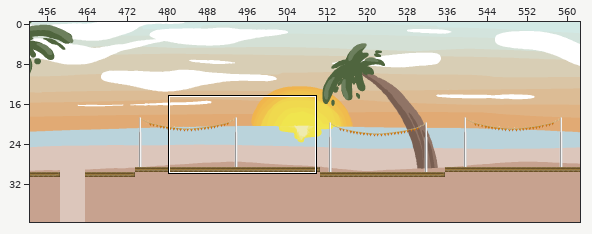
Tiled map, stored at PopLevel.tmx. The first picture is a wide view before the edit; the outline marks the close-up.
Close-up. Before the commit:
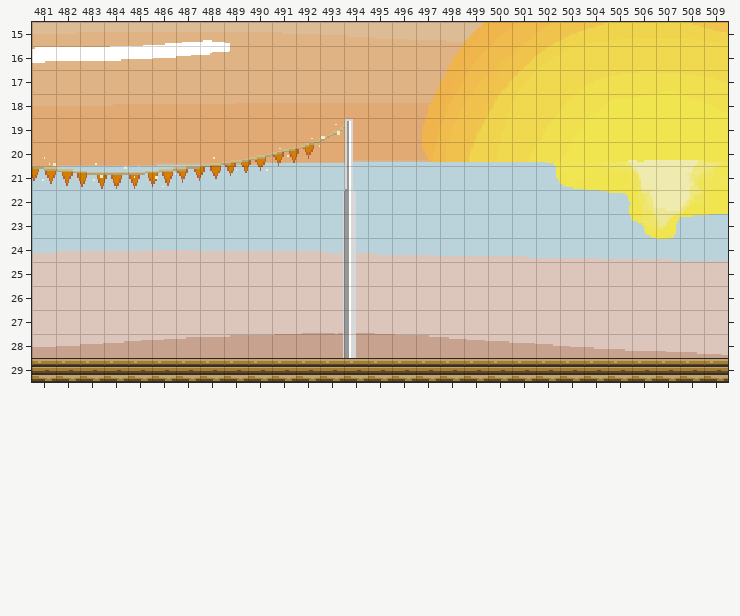
Cells are 16x16 px. Shown: x 481..509, y 15..29. The commit also changed other parts of the map, which this record leaves out. The old version is drawn lined up with the new one.
The same view after the edit:
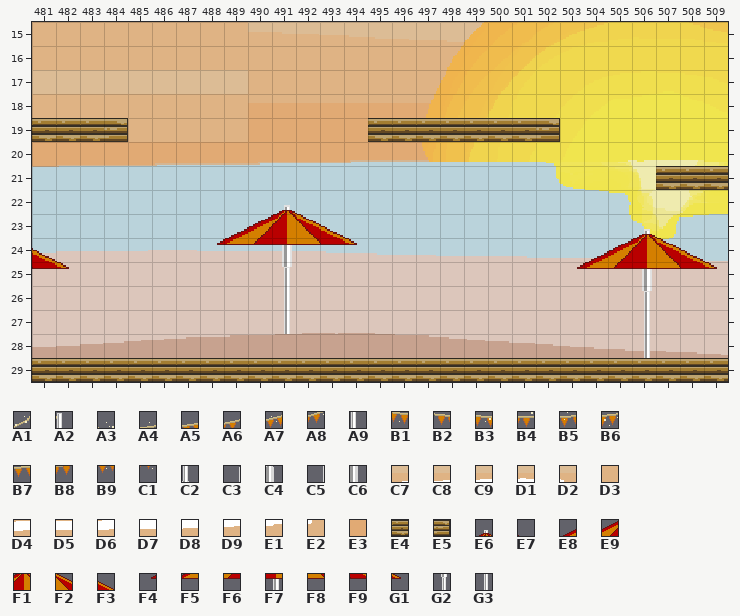
Key: from "Diversions": A1 96, A2 97, A3 109, A4 116, A5 117, A6 118, A7 119, A8 120, A9 122, B1 134, B2 135, B3 136, B4 137, B5 138, B6 139, B7 140, B8 141, B9 142, C1 143, C2 147, C3 171, C4 172, C5 196, C6 197; from "PopSand": C7 5151, C8 5152, C9 5153, D1 5154, D2 5155, D3 5338, D4 5359, D5 5360, D6 5362, D7 5363, D8 5364, D9 5365, E1 5366, E2 5367, E3 5823; from "Tiles_Game": E4 4, E5 5; from "chapeus": E6 4, E7 5, E8 11, E9 12, F1 13, F2 14, F3 15, F4 19, F5 20, F6 21, F7 22, F8 23, F9 24, G1 25, G2 31, G3 40.
__ is an empty cell, ## one hidden under a higher layer, .. an unchanged one.
Tiles of an added or newly shown layer are drawn over the layers below it.
The exact change:
map size 600x40 -> 2130x40 cells
--- layer "background"
@@ x 481..489 @@
-15 .. .. .. .. C7 C8 C9 D1 D2
-16 D4 D5 D5 D6 D7 D8 D9 E1 E2
+15 .. .. .. .. D3 D3 D3 D3 D3
+16 D3 D3 D3 D3 D3 D3 D3 D3 D3
@@ x 481..484 @@
-19 E3 E3 E3 E3
+19 ## ## ## ##
--- layer "Cópia de tiles" (added)
@@ x 481..509 @@
-22 .. .. .. .. .. .. .. .. .. .. __ .. .. .. .. .. .. .. .. .. .. .. .. .. .. .. .. .. ..
-23 .. .. .. .. .. .. .. .. __ __ __ __ __ __ .. .. .. .. .. .. .. .. .. .. .. __ .. .. ..
-24 __ .. .. .. .. .. .. __ __ __ __ __ __ __ .. .. .. .. .. .. .. .. .. __ __ __ __ __ ..
-25 __ __ .. .. .. .. .. .. .. .. __ .. .. .. .. .. .. .. .. .. .. .. __ __ __ __ __ __ __
-26 .. .. .. .. .. .. .. .. .. .. __ .. .. .. .. .. .. .. .. .. .. .. .. .. .. __ .. .. ..
-27 .. .. .. .. .. .. .. .. .. .. __ .. .. .. .. .. .. .. .. .. .. .. .. .. .. __ .. .. ..
-28 .. .. .. .. .. .. .. .. .. .. .. .. .. .. .. .. .. .. .. .. .. .. .. .. .. __ .. .. ..
+22 .. .. .. .. .. .. .. .. .. .. E6 .. .. .. .. .. .. .. .. .. .. .. .. .. .. .. .. .. ..
+23 .. .. .. .. .. .. .. .. E8 E9 F1 F2 F3 E7 .. .. .. .. .. .. .. .. .. .. .. E6 .. .. ..
+24 F3 .. .. .. .. .. .. F4 F5 F6 F7 F8 F9 G1 .. .. .. .. .. .. .. .. .. E8 E9 F1 F2 F3 ..
+25 F9 G1 .. .. .. .. .. .. .. .. G2 .. .. .. .. .. .. .. .. .. .. .. F4 F5 F6 F7 F8 F9 G1
+26 .. .. .. .. .. .. .. .. .. .. G3 .. .. .. .. .. .. .. .. .. .. .. .. .. .. G2 .. .. ..
+27 .. .. .. .. .. .. .. .. .. .. G3 .. .. .. .. .. .. .. .. .. .. .. .. .. .. G3 .. .. ..
+28 .. .. .. .. .. .. .. .. .. .. .. .. .. .. .. .. .. .. .. .. .. .. .. .. .. G3 .. .. ..
--- layer "tiles"
@@ x 481..509 @@
-19 .. .. .. .. .. .. .. .. .. .. .. .. A1 A2 .. .. .. .. .. .. .. .. .. .. .. .. .. .. ..
-20 A3 .. .. .. .. .. .. A4 A5 A6 A7 A8 .. A9 .. .. .. .. .. .. .. .. .. .. .. .. .. .. ..
-21 B1 B2 B3 B4 B5 B6 B7 B8 B9 C1 .. .. .. C2 .. .. .. .. .. .. .. .. .. .. .. .. .. .. ..
-22 .. .. .. .. .. .. .. .. .. .. __ .. C3 C4 .. .. .. .. .. .. .. .. .. .. .. .. .. .. ..
-23 .. .. .. .. .. .. .. .. __ __ __ __ C5 C6 .. .. .. .. .. .. .. .. .. .. .. __ .. .. ..
-24 __ .. .. .. .. .. .. __ __ __ __ __ C5 C6 .. .. .. .. .. .. .. .. .. __ __ __ __ __ ..
-25 __ __ .. .. .. .. .. .. .. .. __ .. C5 C6 .. .. .. .. .. .. .. .. __ __ __ __ __ __ __
-26 .. .. .. .. .. .. .. .. .. .. __ .. C5 C6 .. .. .. .. .. .. .. .. .. .. .. __ .. .. ..
-27 .. .. .. .. .. .. .. .. .. .. __ .. C5 C6 .. .. .. .. .. .. .. .. .. .. .. __ .. .. ..
-28 .. .. .. .. .. .. .. .. .. .. .. .. C5 C6 .. .. .. .. .. .. .. .. .. .. .. __ .. .. ..
+19 .. .. .. .. .. .. .. .. .. .. .. .. __ __ .. .. .. .. .. .. .. .. .. .. .. .. .. .. ..
+20 __ .. .. .. .. .. .. __ __ __ __ __ .. __ .. .. .. .. .. .. .. .. .. .. .. .. .. .. ..
+21 __ __ __ __ __ __ __ __ __ __ .. .. .. __ .. .. .. .. .. .. .. .. .. .. .. .. .. .. ..
+22 .. .. .. .. .. .. .. .. .. .. E6 .. __ __ .. .. .. .. .. .. .. .. .. .. .. .. .. .. ..
+23 .. .. .. .. .. .. .. .. E8 E9 F1 F2 F3 E7 .. .. .. .. .. .. .. .. .. .. .. E6 .. .. ..
+24 F3 .. .. .. .. .. .. F4 F5 F6 F7 F8 F9 G1 .. .. .. .. .. .. .. .. .. E8 E9 F1 F2 F3 ..
+25 F9 G1 .. .. .. .. .. .. .. .. G2 .. __ __ .. .. .. .. .. .. .. .. F4 F5 F6 F7 F8 F9 G1
+26 .. .. .. .. .. .. .. .. .. .. G3 .. __ __ .. .. .. .. .. .. .. .. .. .. .. G2 .. .. ..
+27 .. .. .. .. .. .. .. .. .. .. G3 .. __ __ .. .. .. .. .. .. .. .. .. .. .. G3 .. .. ..
+28 .. .. .. .. .. .. .. .. .. .. .. .. __ __ .. .. .. .. .. .. .. .. .. .. .. G3 .. .. ..
--- layer "ground"
@@ x 481..502 @@
-19 __ __ __ __ .. .. .. .. .. .. .. .. .. .. __ __ __ __ __ __ __ __
+19 E4 E4 E4 E5 .. .. .. .. .. .. .. .. .. .. E4 E4 E4 E4 E4 E4 E4 E5
@@ x 507..509 @@
-21 __ __ __
+21 E4 E4 E4
Changed places in both close-ups, as pixel boxes (x1, y1, x2, y2):
changed: (32, 22, 248, 63)
changed: (32, 118, 560, 358)
added: (656, 166, 728, 190)
added: (577, 229, 717, 358)
